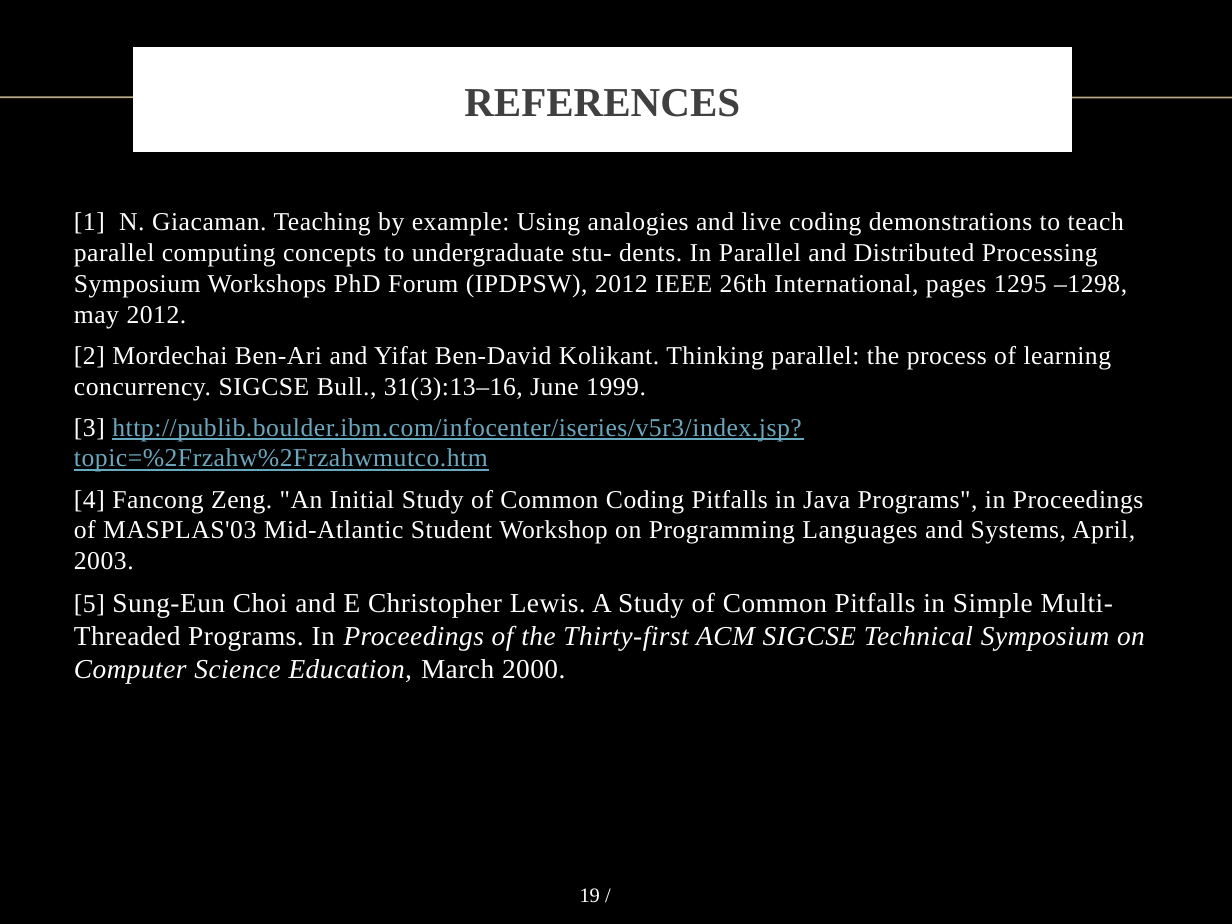
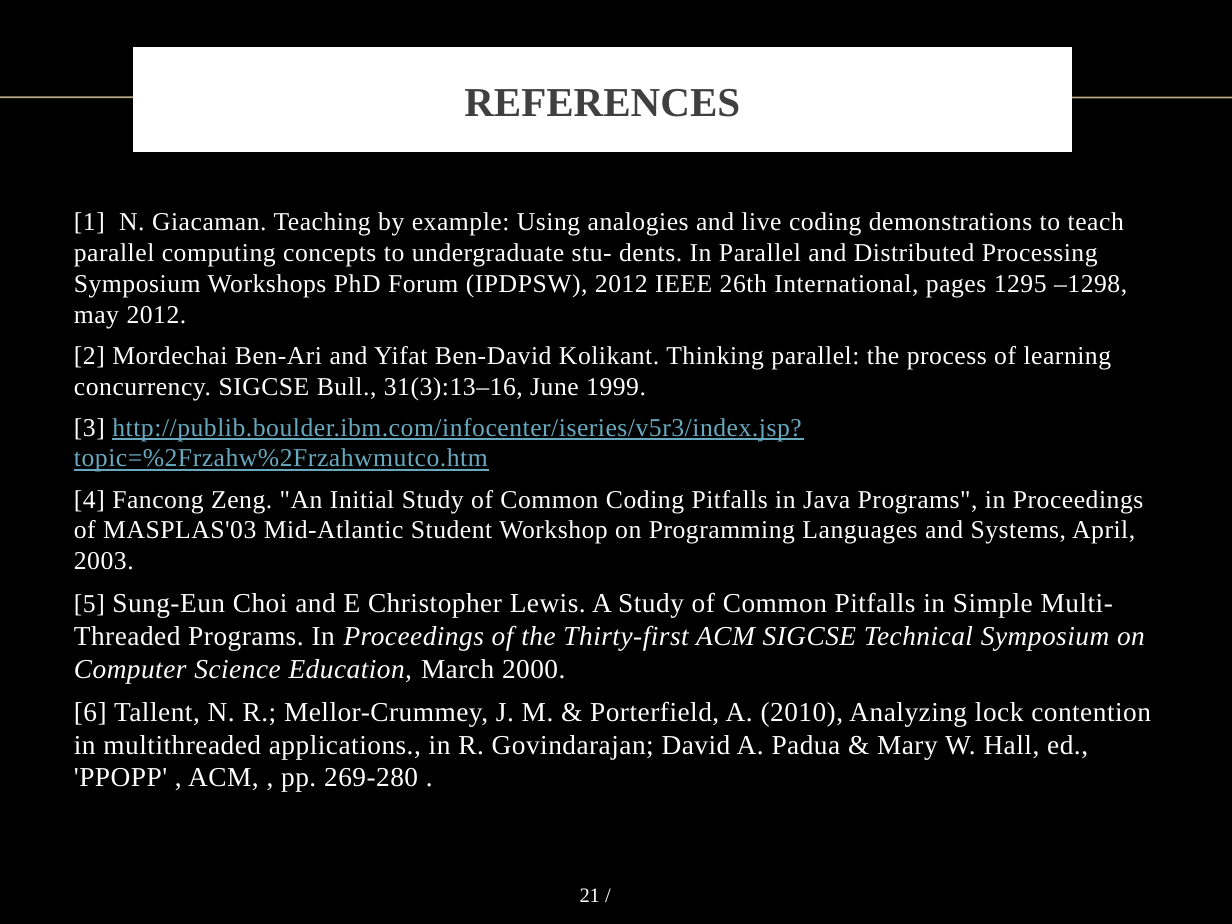
Before and after one commit to vong-srey/Paravantage, a slide deck: slide 21 of Presentation.pptx (slide 19 before the commit). Drawn at 1232x924 pixels with LibreOffice and Linux fonts; fonts in the diff are those of the drawing; background and template pictures are left out. Boxes give left, top, right and bottom in pixels: in the first picture for what was removed or moved away, otherwise in the second. Text is boxed around its words. In the diff, an @@ line names an element or a change of style, - is before the commit and + after.

```diff
--- a/Presentation.pptx
+++ b/Presentation.pptx
@@ text at bbox=[74, 701, 1151, 792]: paragraph added @@
+[6] Tallent, N. R.; Mellor-Crummey, J. M. & Porterfield, A. (2010), Analyzing lock contention in multithreaded applications., in R. Govindarajan; David A. Padua & Mary W. Hall, ed., 'PPOPP' , ACM, , pp. 269-280 .
@@ page number at bbox=[580, 888, 600, 902]: text changed @@
-19 /
+21 /
```
Also in this commit, not shown: 5 other slides changed, 2 slides added.
